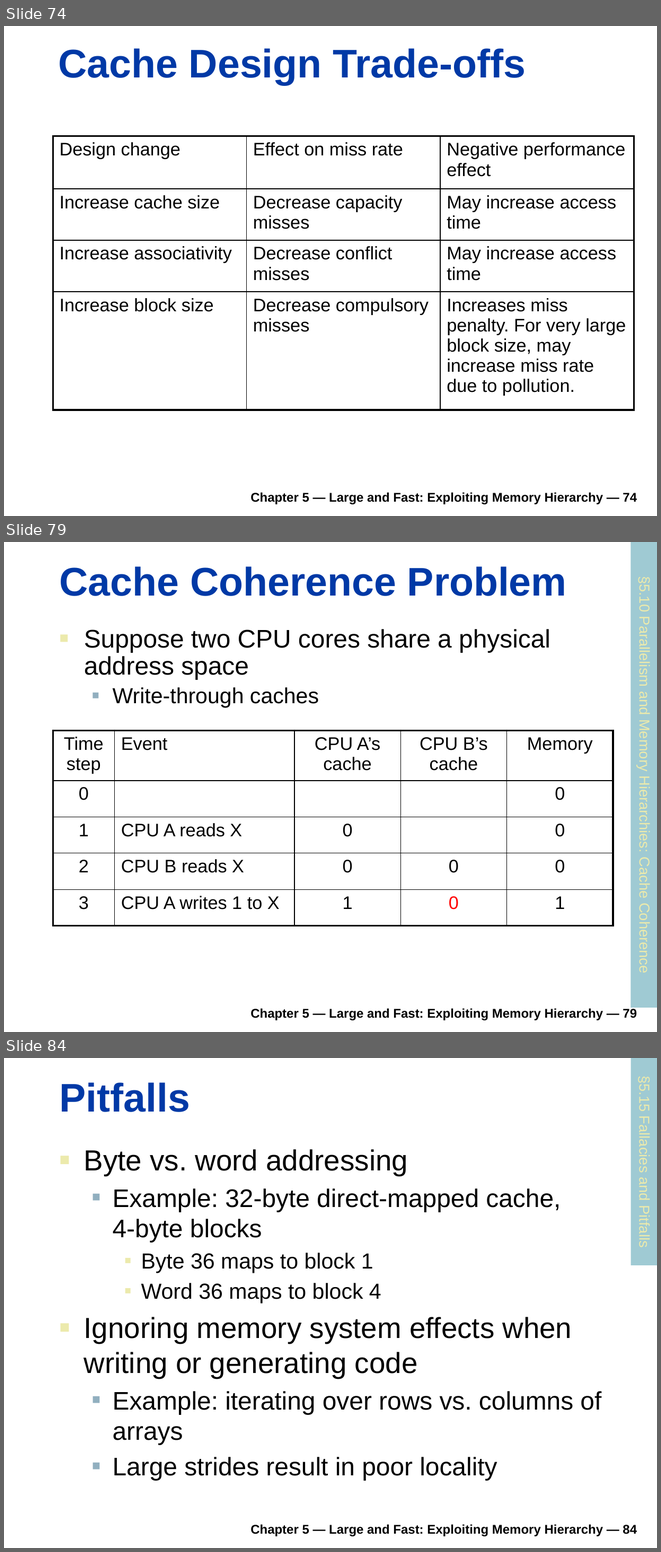
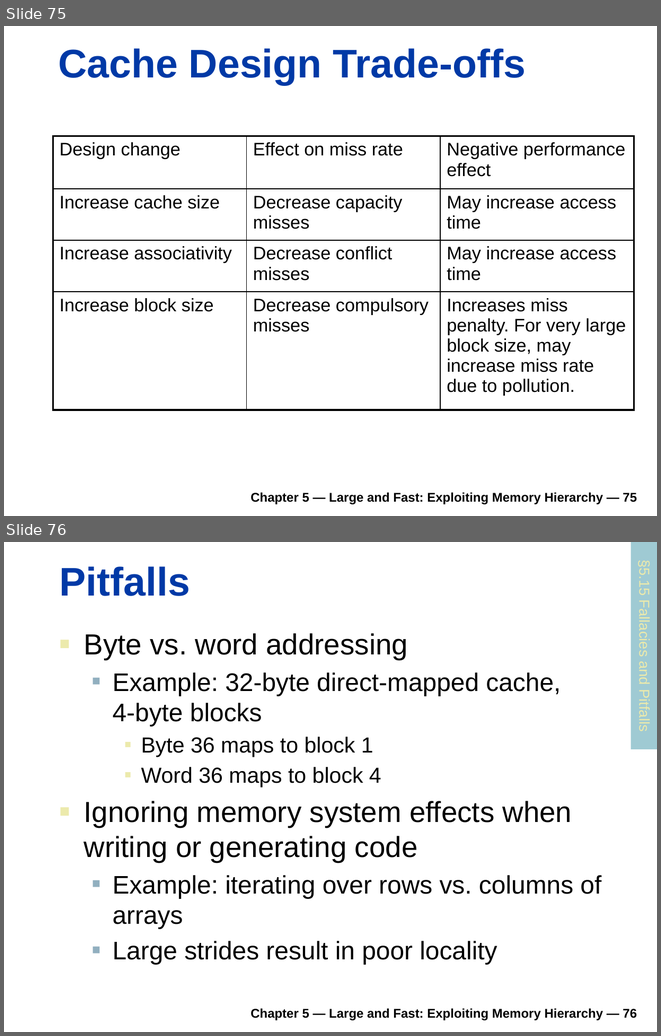
Before and after one commit to rifatshahriyar/rifatshahriyar.github.io, a slide deck: files/CSE305/CSE305_Chapter_5.pptx. Shown one above the other, each under a label of ours: slides 74, 79 and 84 before the commit, slides 75 and 76 after it; the slides between them are not shown. The pictures are 661x1552 and 661x1036 pixels, drawn with LibreOffice and Linux fonts; fonts in the diff are those of the drawing. Boxes give left, top, right and bottom in pixels: in the first picture for what was removed or moved away, otherwise in the second. Text is boxed around its words. In the diff, an @@ line names an element or a change of style, - is before the commit and + after.

Commit message:
CSE305 Chapter 5

```diff
--- a/files/CSE305/CSE305_Chapter_5.pptx
+++ b/files/CSE305/CSE305_Chapter_5.pptx
@@ slide 79 removed at [4, 542, 657, 1032], background #FFFFFF @@
@@ rectangle removed at [631, 542, 657, 1007] @@
-§5.10 Parallelism and Memory Hierarchies: Cache Coherence
@@ title removed at [60, 566, 567, 596] @@
-Cache Coherence Problem
@@ text removed at [84, 629, 550, 708] @@
-■ Suppose two CPU cores share a physical address space
-  ■ Write-through caches
@@ table removed at [53, 730, 614, 925], 5 rows, 5 columns @@
-Time step | Event | CPU A’s cache | CPU B’s cache | Memory
-0 |  |  |  | 0
-1 | CPU A reads X | 0 |  | 0
-2 | CPU B reads X | 0 | 0 | 0
-3 | CPU A writes 1 to X | 1 | 0 | 1
@@ text removed at [250, 1008, 637, 1020] @@
-Chapter 5 — Large and Fast: Exploiting Memory Hierarchy — 79
@@ what was slide 74 is now slide 75 @@
@@ text at [250, 492, 637, 504]: text changed @@
-Chapter 5 — Large and Fast: Exploiting Memory Hierarchy — 74
+Chapter 5 — Large and Fast: Exploiting Memory Hierarchy — 75
@@ what was slide 84 is now slide 76 @@
@@ text at [250, 1008, 637, 1020]: text changed @@
-Chapter 5 — Large and Fast: Exploiting Memory Hierarchy — 84
+Chapter 5 — Large and Fast: Exploiting Memory Hierarchy — 76
```
Also in this commit, not shown: 2 slides changed, 1 slide added, 8 other slides removed, 2 other files.
